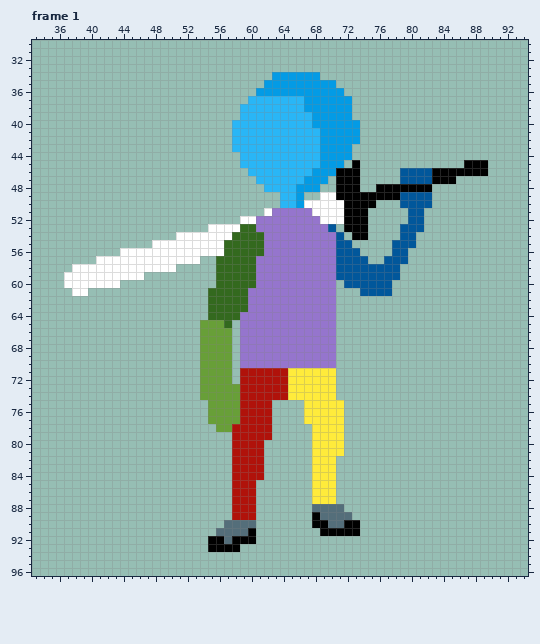
Pixel-art file -- RPG Game/Assets/Art/Player/Idle/Player_Sword_Idle_Left.aseprite. The picture above was drawn from the file before the commit.
128x128 pixels, 8 frames. Shown: frame 1: x 33..94, y 30..96. The commit also changed other frames, which this record leaves out.
And afterwards:
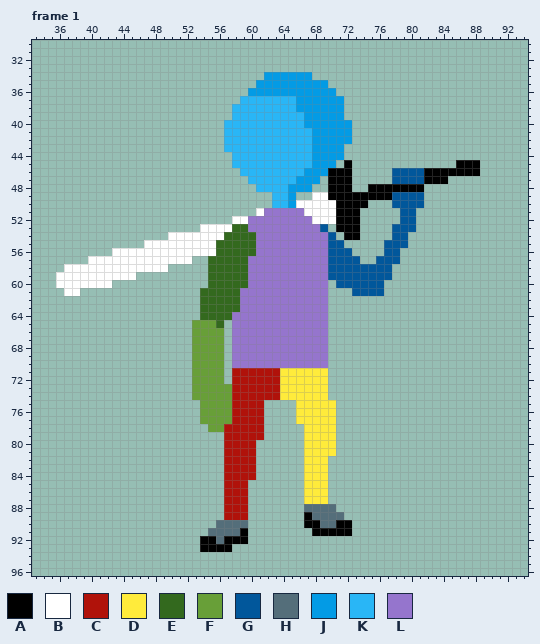
Palette (. is transparent): A #000000  B #ffffff  C #b0120a  D #ffeb3b  E #33691e  F #689f38  G #01579b  H #546e7a  J #039be5  K #29b6f6  L #9575cd
The edit:
Changed rows in their new state; - is an unchanged pixel.
Frame 1:
first column x 36:
34 --------------------------J-----.---------------------
35 -------------------------J--------.-------------------
36 ------------------------J----------.------------------
37 -----------------------K------J-----.-----------------
38 ----------------------K-------J-----.-----------------
39 ----------------------K--------J----.-----------------
40 ---------------------K---------J-----.----------------
41 ---------------------K----------J----.----------------
42 ---------------------K----------J----.----------------
43 ---------------------K----------J---.-----------------
44 ----------------------K---------J---.-----------------
45 ----------------------K---------J--.A.------------A--.
46 -----------------------K-------J--A--.----G---A------.
47 ------------------------K-----J--.A--.----G---A--.----
48 -------------------------K---J--.-A--.-A------.-------
49 ---------------------------K-J.-B-A-------G---.-------
50 ---------------------------K-JB----A---.--G---.-------
51 -------------------------BL----B---A--.----G-.--------
52 ----------------------B-L-------B--A--.----G-.--------
53 ------------------B---E-L--------G.A--.---G--.--------
54 --------------B------E---L--------G.A-.---G-.---------
55 -----------B--------E----L--------G-.----G--.---------
56 -------B------------E----L--------G--.---G-.----------
57 ----B------------.-E----L---------G---.-G--.----------
58 -B------------.----E----L---------G-------.-----------
59 B---------.--------E----L---------G-------.-----------
60 B------.-----------E----L---------.G-----.------------
61 -B-.--------------E----L----------.--G---.------------
62 ------------------E----L----------.-------------------
63 ------------------E----L----------.-------------------
64 ------------------E---L-----------.-------------------
65 -----------------F--E.L-----------.-------------------
66 -----------------F---.L-----------.-------------------
67 -----------------F---.L-----------.-------------------
68 -----------------F---.L-----------.-------------------
69 -----------------F---.L-----------.-------------------
70 -----------------F---.L-----------.-------------------
71 -----------------F---.C-----D-----.-------------------
72 -----------------F---.C-----D-----.-------------------
73 -----------------F----C-----D-----.-------------------
74 -----------------F----C-----D-----.-------------------
75 ------------------F---C---.---D----.------------------
76 ------------------F---C---.---D----.------------------
77 ------------------F---C---.---D----.------------------
78 -------------------F-C----.----D---.------------------
79 ---------------------C----.----D---.------------------
80 ---------------------C---.-----D---.------------------
81 ---------------------C---.-----D---.------------------
82 ---------------------C---.-----D--.-------------------
83 ---------------------C---.-----D--.-------------------
84 ---------------------C---.-----D--.-------------------
85 ---------------------C--.------D--.-------------------
86 ---------------------C--.------D--.-------------------
87 ---------------------C--.------D--.-------------------
88 ---------------------C--.------H---.------------------
89 ---------------------C--.------AH---.-----------------
90 --------------------H---.------A-H-A-.----------------
91 -------------------H---A.-------A----.----------------
92 ------------------A-HA--.-----------------------------
93 ------------------A---.-------------------------------
Where, in picture pixels (left, top, right, bottom), the same in both pictures:
changed: (56, 72, 488, 552)
